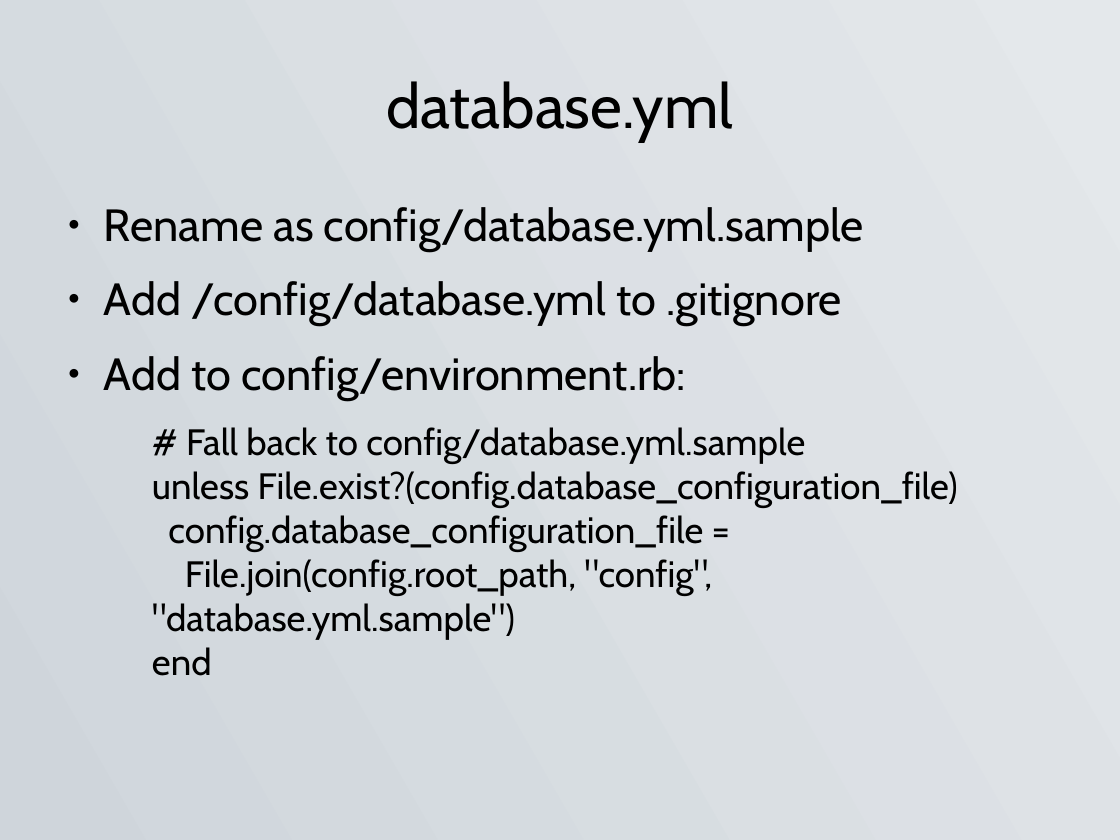
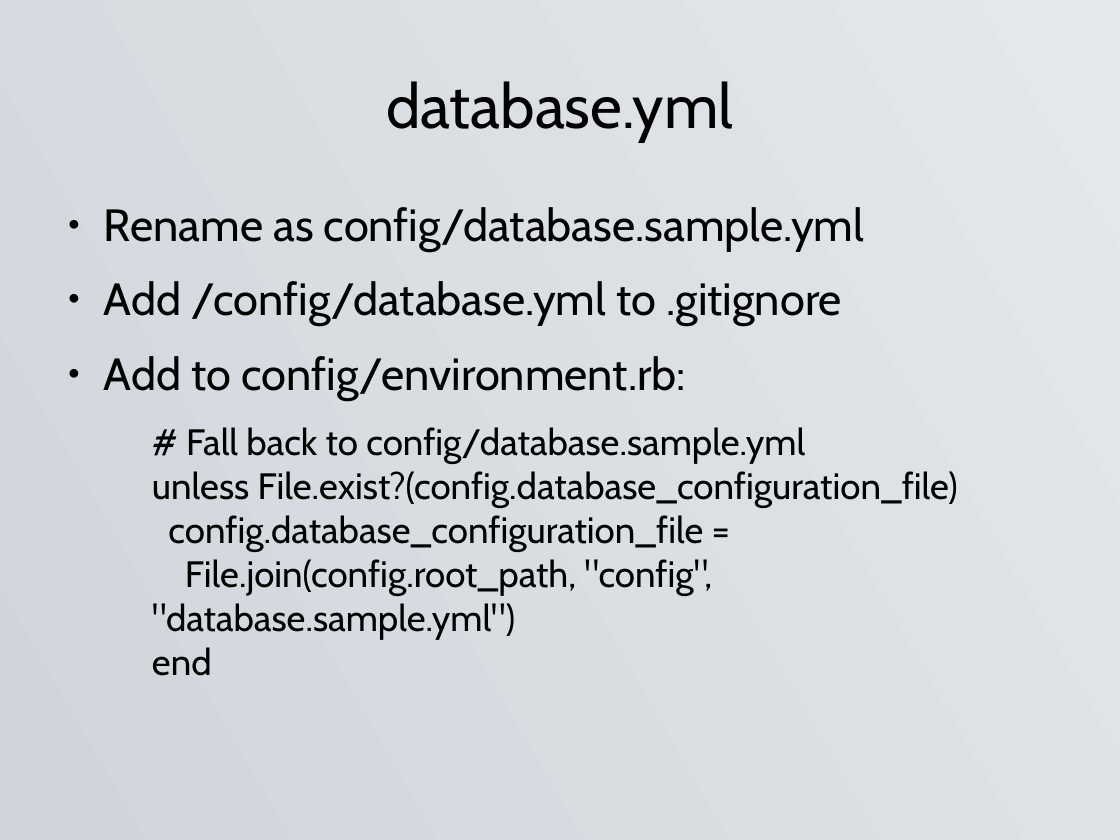
Before and after one commit to dlitz/j2ee-on-rails-presentation, a slide deck: slide 16 of J2EE on Rails.odp. Drawn at 1120x840 pixels with LibreOffice and Linux fonts; fonts in the diff are those of the drawing. Boxes give left, top, right and bottom in pixels: in the first picture for what was removed or moved away, otherwise in the second. Text is boxed around its words. In the diff, an @@ line names an element or a change of style, - is before the commit and + after.

Commit message:
Rename database.yml.sample -> database.sample.yml
Rename database.yml.sample -> database.sample.yml to fix .war build

This line in config/warble.rb

  config.excludes = FileList[
    # ...
    "config/database.yml",
    # ...
  ]

Also excludes config/database.yml.sample, because of the way Rake::FileList
works.

Warbler invokes something like this:

  require 'rake'
  list = FileList["config/**/*"]        # includes database.yml and database.yml.sample
  list.exclude "config/database.yml"    # also excludes database.yml.sample. argh!

```diff
--- a/J2EE on Rails.odp
+++ b/J2EE on Rails.odp
@@ text at (104, 207, 864, 252): text changed @@
-● Rename as config/database.yml.sample
+● Rename as config/database.sample.yml
@@ text at (152, 427, 958, 676): text changed @@
-  # Fall back to config/database.yml.sample
-  unless File.exist?(config.database_configuration_file)
-  config.database_configuration_file =
-  File.join(config.root_path, "config", "database.yml.sample")
-  end
+  # Fall back to config/database.sample.yml
+  unless File.exist?(config.database_configuration_file)
+  config.database_configuration_file =
+  File.join(config.root_path, "config", "database.sample.yml")
+  end
```
Also in this commit, not shown: 1 other file.
